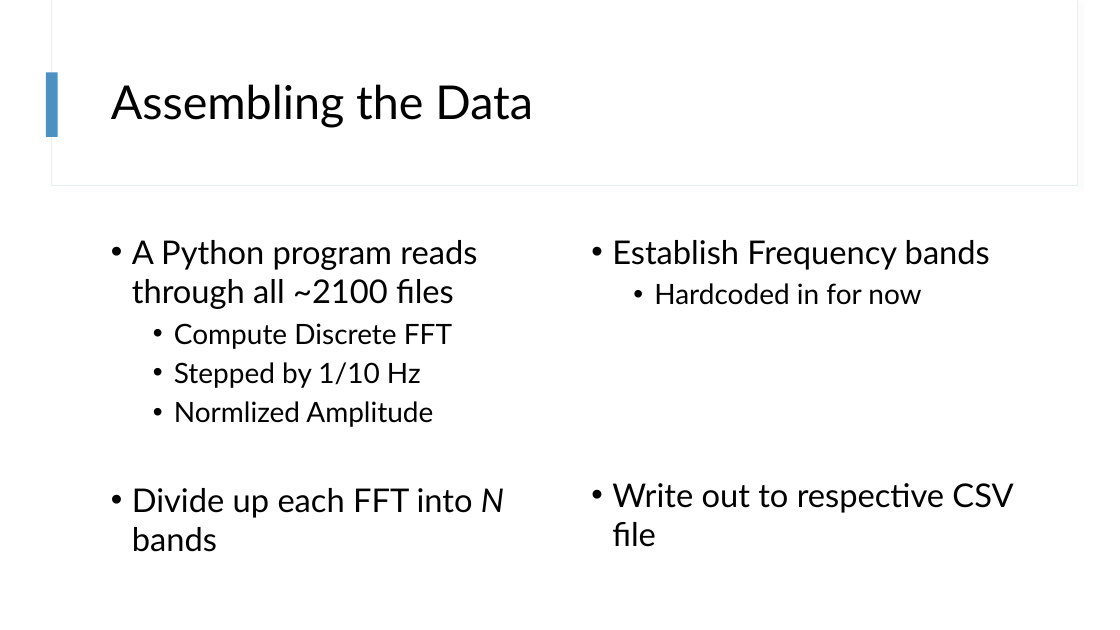
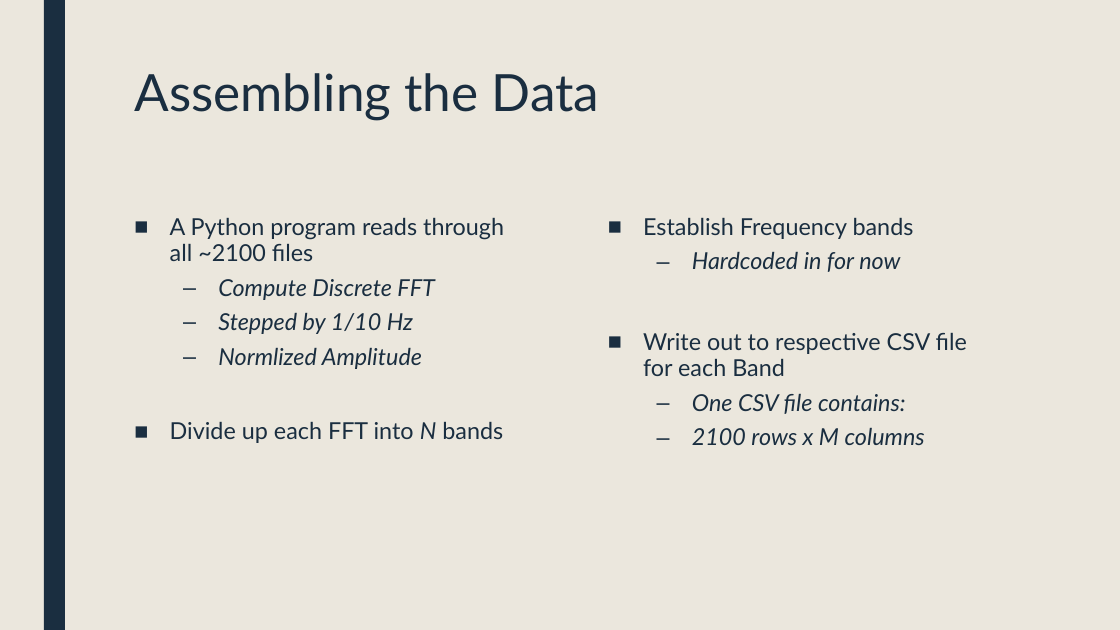
Before and after one commit to landonbuell/Buell-Senior-Thesis, a slide deck: slide 6 of Presentations/8_Jan_2020.pptx (slide 5 before the commit). Drawn at 1120x630 pixels with LibreOffice and Linux fonts; fonts in the diff are those of the drawing. Boxes give left, top, right and bottom in pixels: in the first picture for what was removed or moved away, otherwise in the second. Text is boxed around its words. In the diff, an @@ line names an element or a change of style, - is before the commit and + after.

Commit message:
4 Jan 2020
- Reran Frequency Classifier Again
- Updated Slide Show for Jan 8th

```diff
--- a/Presentations/8_Jan_2020.pptx
+++ b/Presentations/8_Jan_2020.pptx
@@ background #FFFFFF to #EBE7DD @@
@@ rectangle added at [44, 0, 65, 630], fill #1A2E40 @@
@@ rectangle removed at [51, 0, 1077, 186] @@
@@ rectangle removed at [52, 0, 1077, 185] @@
@@ rectangle removed at [46, 72, 58, 137] @@
@@ title "Assembling the Data": place and size @@
-title "Assembling the Data" at [111, 84, 533, 128]
+title "Assembling the Data" at [134, 73, 599, 120]
@@ title "Assembling the Data" at [134, 73, 599, 120]: size 40 to 44 pt, text colour #000000 to #1A2E40; line spacing 0.9 to 0.89; vertical alignment middle to top @@
@@ text "A Python program reads through ...": place and size @@
-text "A Python program reads through ..." at [132, 240, 504, 552]
+text "A Python program reads through ..." at [170, 218, 504, 443]
@@ text "A Python program reads through ..." at [170, 218, 504, 443]: size 28 to 20 pt in "A Python program reads through all ~2100 ...", "Divide up each FFT into N bands"; text colour #000000 to #1A2E40; size 24 to 20 pt, italic on in "Compute Discrete FFT", "Stepped by 1/10 Hz", "Normlized Amplitude"; bullet • to ■; line spacing 1 to 0.94; more space between paragraphs; bullet • to – @@
@@ text "Establish Frequency bands": place and size @@
-text "Establish Frequency bands" at [612, 240, 1013, 547]
+text "Establish Frequency bands" at [643, 218, 967, 445]
@@ text at [643, 218, 914, 272]: size 28 to 20 pt in "Establish Frequency bands"; text colour #000000 to #1A2E40 in "Establish Frequency bands", "Hardcoded in for now"; size 24 to 20 pt, italic on in "Hardcoded in for now"; bullet • to ■; line spacing 1 to 0.94; more space between paragraphs; bullet • to – @@
@@ text at [643, 333, 967, 445]: text changed; size 28 to 20 pt; text colour #000000 to #1A2E40 @@
-• Write out to respective CSV file
+■ Write out to respective CSV file for each Band
+  – One CSV file contains:
+  – 2100 rows x M columns
```
Also in this commit, not shown: 9 other slides changed, 29 slides added, 2 other files.
